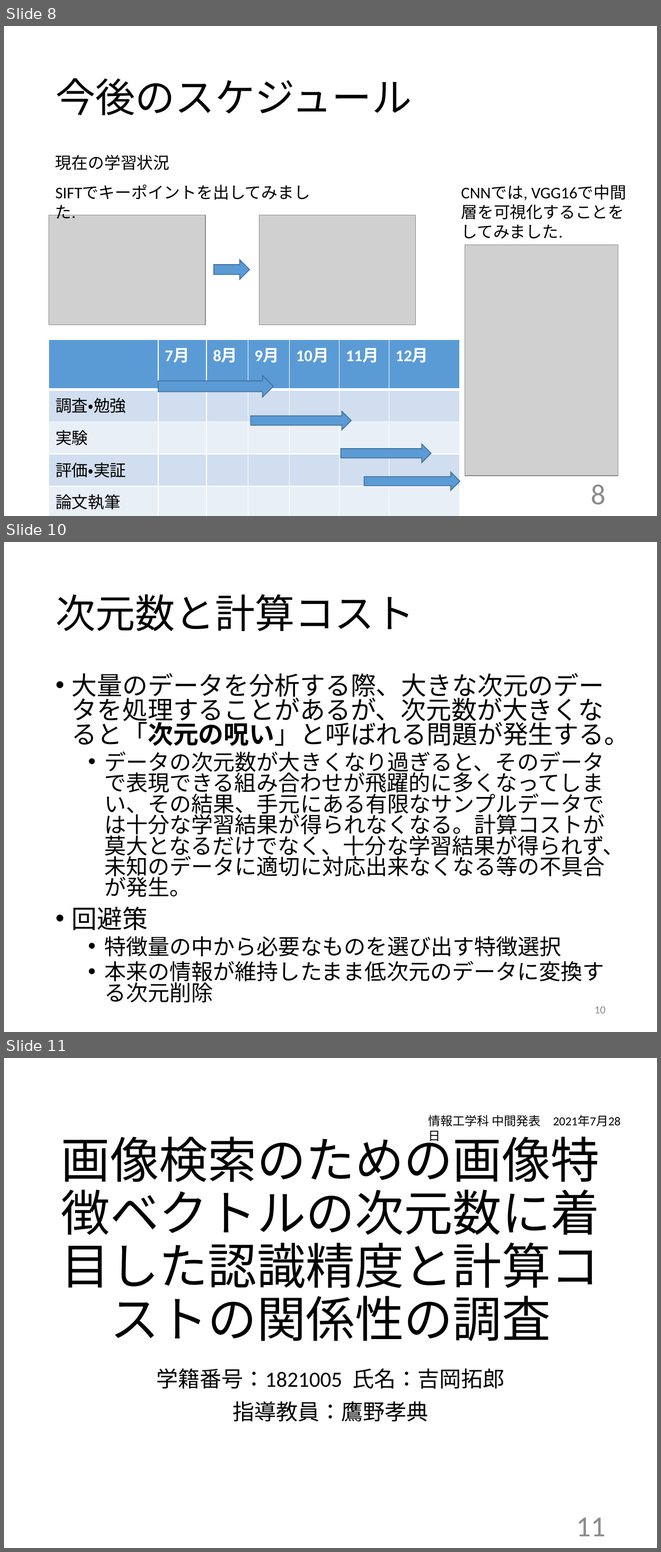
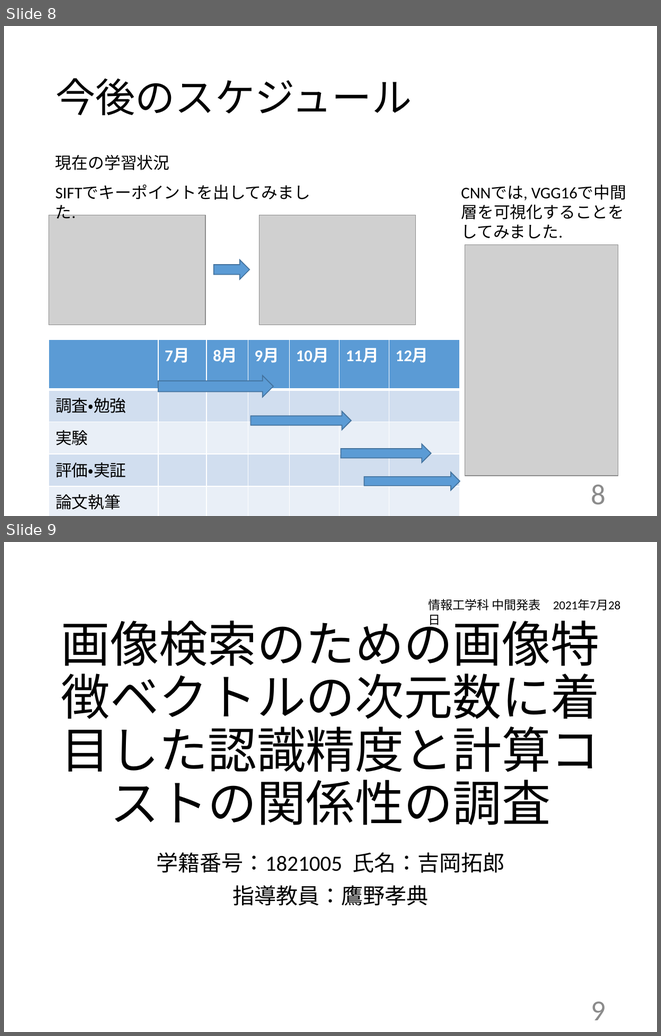
Before and after one commit to kait-takanolab/1821005-yoshioka-thesis, a slide deck: 1821005_中間発表.pptx. Shown one above the other, each under a label of ours: slides 8, 10 and 11 before the commit, slides 8 and 9 after it; the slides between them are not shown. The pictures are 661x1552 and 661x1036 pixels, drawn with LibreOffice and Linux fonts; fonts in the diff are those of the drawing; grey boxes stand for pictures. Boxes give left, top, right and bottom in pixels: in the first picture for what was removed or moved away, otherwise in the second. Text is boxed around its words. In the diff, an @@ line names an element or a change of style, - is before the commit and + after.

```diff
--- a/1821005_中間発表.pptx
+++ b/1821005_中間発表.pptx
@@ slide 10 removed at [4,542,657,1032], background #FFFFFF @@
@@ title removed at [55,594,415,631] @@
-次元数と計算コスト
@@ text removed at [72,673,630,1003] @@
-• 大量のデータを分析する際、大きな次元のデータを処理することがあるが、次元数が大きくなると「次元の呪い」と呼ばれる問題が発生する。
-  • データの次元数が大きくなり過ぎると、そのデータで表現できる組み合わせが飛躍的に多くなってしまい、その結果、手元にある有限なサンプルデータでは十分な学習結果が得られなくなる。計算コストが莫大となるだけでなく、十分な学習結果が得られず、未知のデータに適切に対応出来なくなる等の不具合が発生。
-• 回避策
-  • 特徴量の中から必要なものを選び出す特徴選択
-  • 本来の情報が維持したまま低次元のデータに変換する次元削除
@@ page number removed at [594,1006,606,1013] @@
-10
@@ what was slide 11 is now slide 9 @@
@@ page number at [591,1001,606,1020]: text changed @@
-11
+9
```
Also in this commit, not shown: 3 slides changed, 1 other slide removed.
